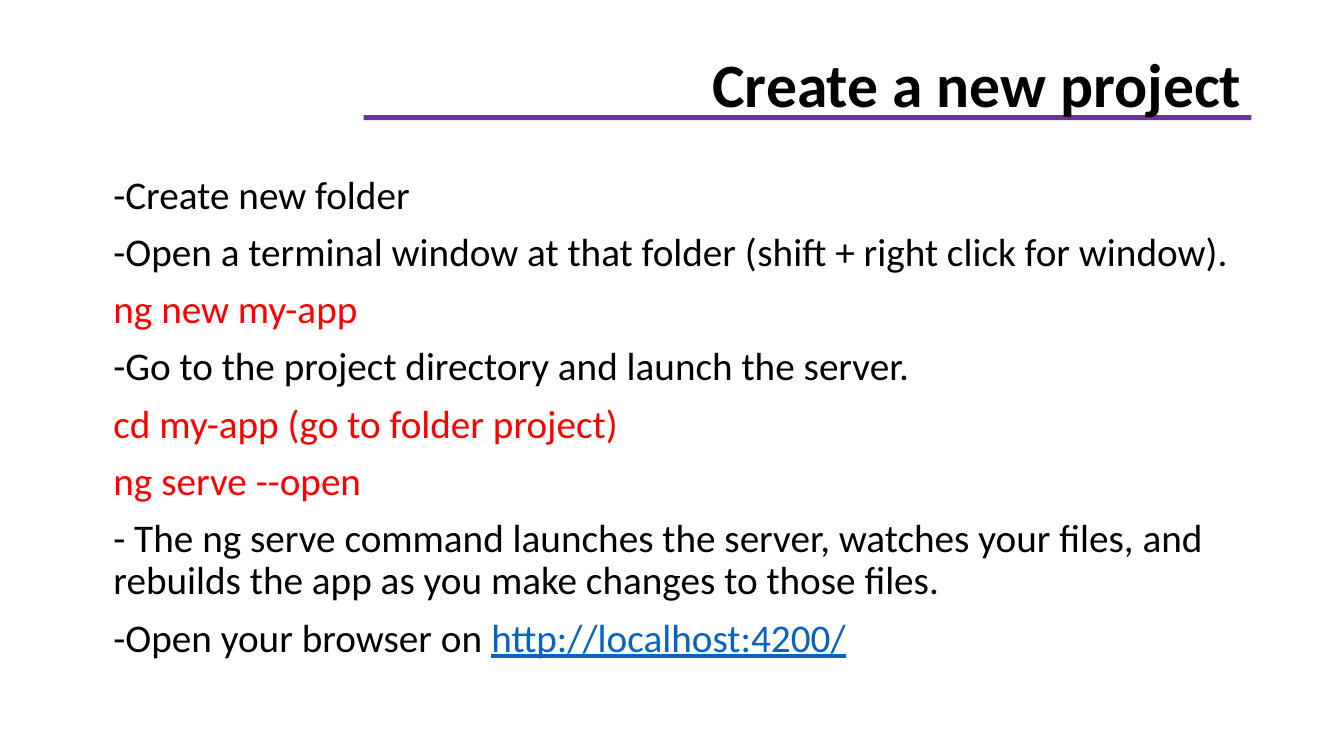
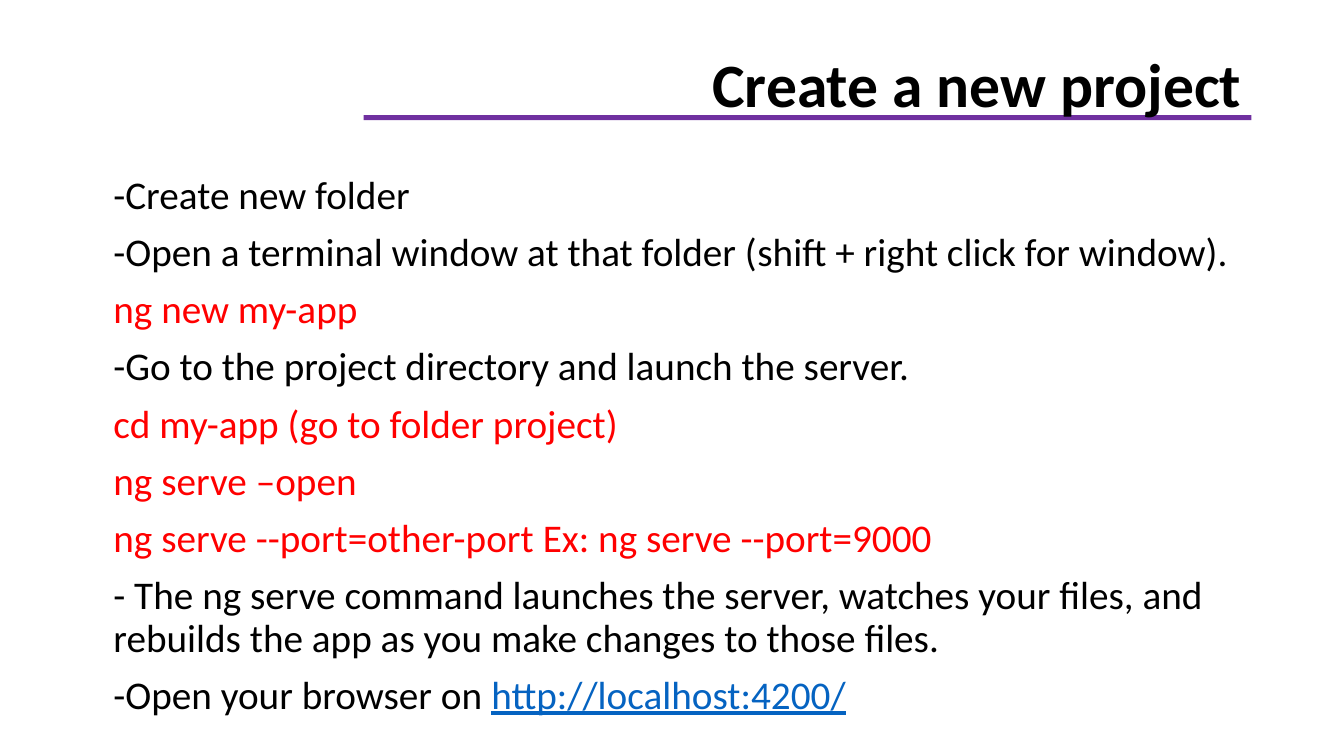
Before and after one commit to helenhash/angular-training, a slide deck: slide 13 of docs/Angular Training.pptx. Drawn at 1344x756 pixels with LibreOffice and Linux fonts; fonts in the diff are those of the drawing; background and template pictures are left out. Boxes give left, top, right and bottom in pixels: in the first picture for what was removed or moved away, otherwise in the second. Text is boxed around its words. In the diff, an @@ line names an element or a change of style, - is before the commit and + after.

```diff
--- a/docs/Angular Training.pptx
+++ b/docs/Angular Training.pptx
@@ text at box(113, 476, 932, 559): text changed @@
-ng serve --open
+ng serve –open
+ng serve --port=other-port Ex: ng serve --port=9000
```
Also in this commit, not shown: 1 other slide changed, 1 other file.
